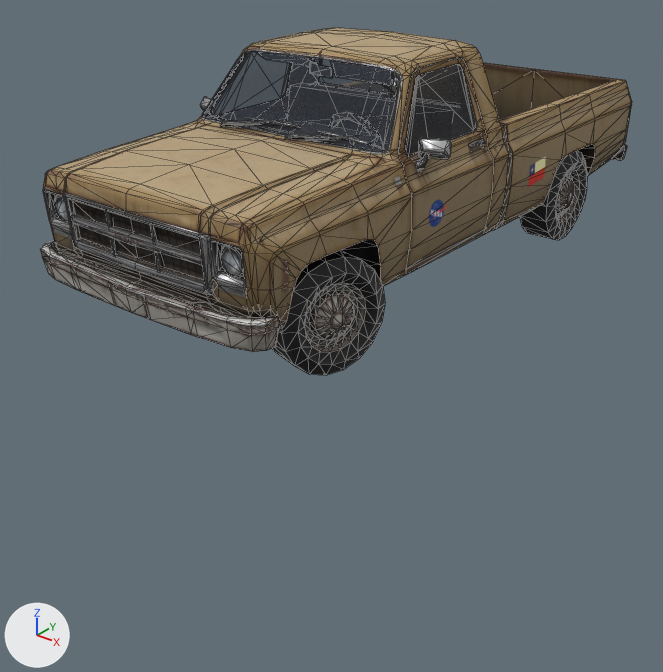
Two versions of the glTF model assets/items/truck/model.gltf, one commit apart.
Camera for both pictures: a camera (50 mm lens) standing at (5.6, -7.72, 3.64) and looking at (-0.16, -0.51, -0.83). Lighting does not change. The marker at lower left points along +X, +Y and +Z. Mesh edges are drawn as thin lines. Where no turn or scale is listed for an object, it has been applied to the vertices.

In view in the first picture: 'body', 'windows'.
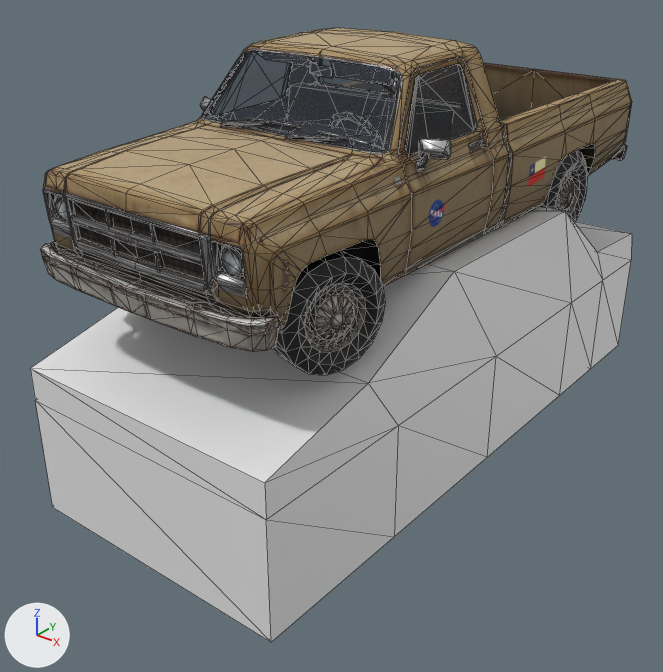
Changed parts and their boxes [x1, y1, x2, y2] in the pictures (663 x 672 px):
'hover-helper', added: after [30, 207, 632, 642]

The change, as a diff of the scene's bpy script:
```diff
--- a/assets/items/truck/model.gltf.py
+++ b/assets/items/truck/model.gltf.py
@@ me_cube @@
+me_cube.from_pydata(...)  # 36 vertices, 68 faces; spans x -1.52..1.52, y -3.63..3.63, z -1.28..1.28
@@ ob_hover_helper @@
+ob_hover_helper = bpy.data.objects.new('hover-helper', me_cube)
+ob_hover_helper.location = (0.0, 0.2, -0.83)
```
